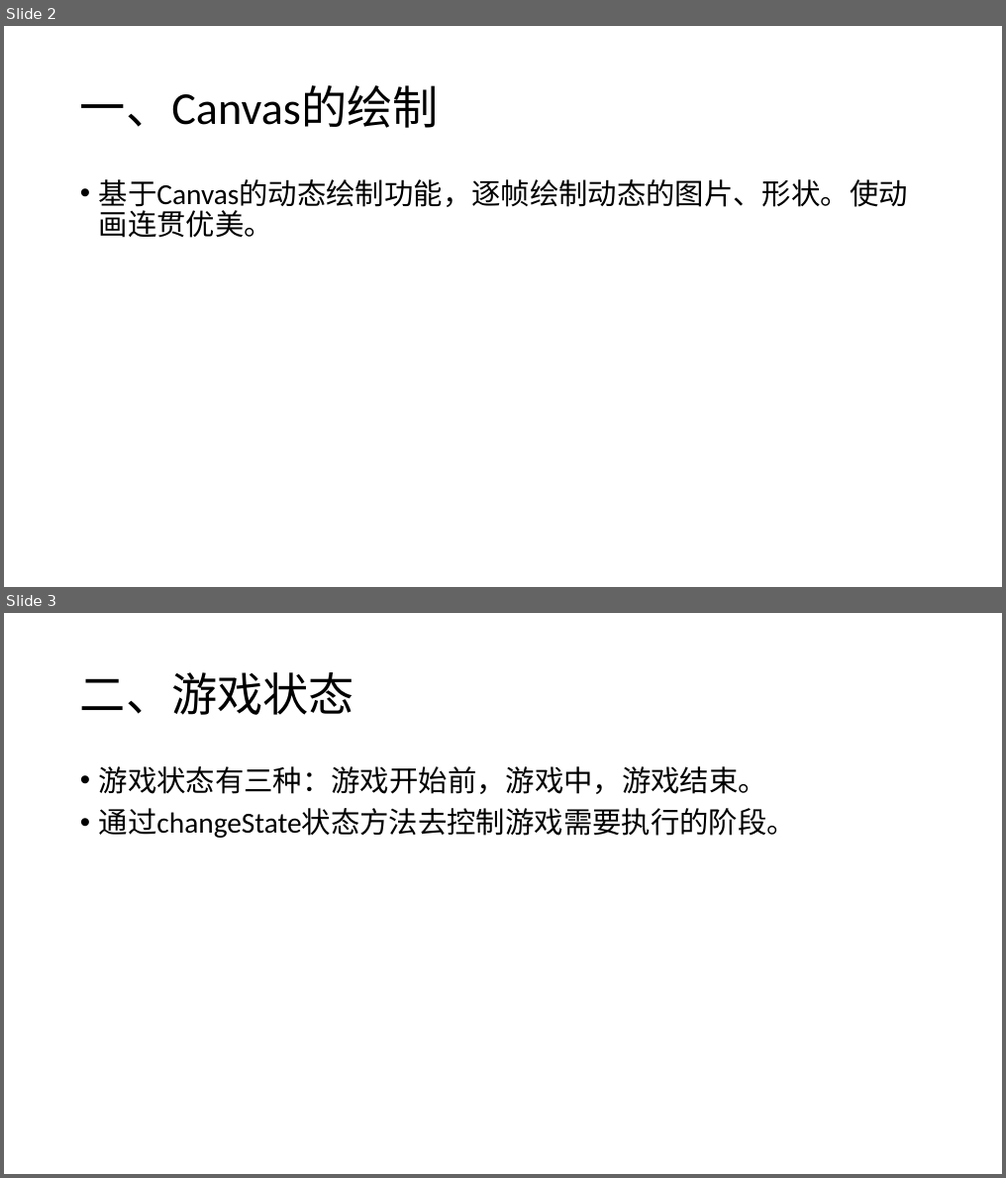
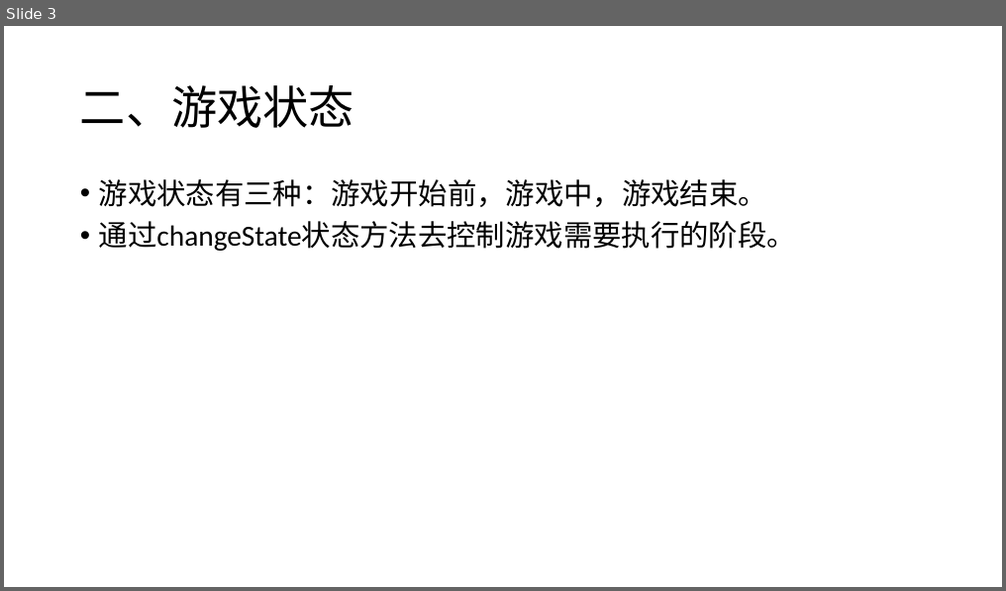
Before and after one commit to wanjingzhang/WLT-Self-Training, a slide deck: 02HTML/4Canvas/DEMO/CanvasGame.pptx. Shown one above the other, each under a label of ours: slides 2 and 3 before the commit, slide 3 after it. The pictures are 1006x1178 and 1006x591 pixels, drawn with LibreOffice and Linux fonts; fonts in the diff are those of the drawing. Boxes give left, top, right and bottom in pixels: in the first picture for what was removed or moved away, otherwise in the second. Text is boxed around its words. In the diff, an @@ line names an element or a change of style, - is before the commit and + after.

```diff
--- a/02HTML/4Canvas/DEMO/CanvasGame.pptx
+++ b/02HTML/4Canvas/DEMO/CanvasGame.pptx
@@ slide 2 removed at box(4, 26, 1002, 587), background #FFFFFF @@
@@ title removed at box(80, 85, 439, 128) @@
-一、Canvas的绘制
@@ text removed at box(99, 179, 908, 238) @@
-• 基于Canvas的动态绘制功能，逐帧绘制动态的图片、形状。使动画连贯优美。
```
Also in this commit, not shown: 3 slides changed, 1 slide added, 44 other files.
